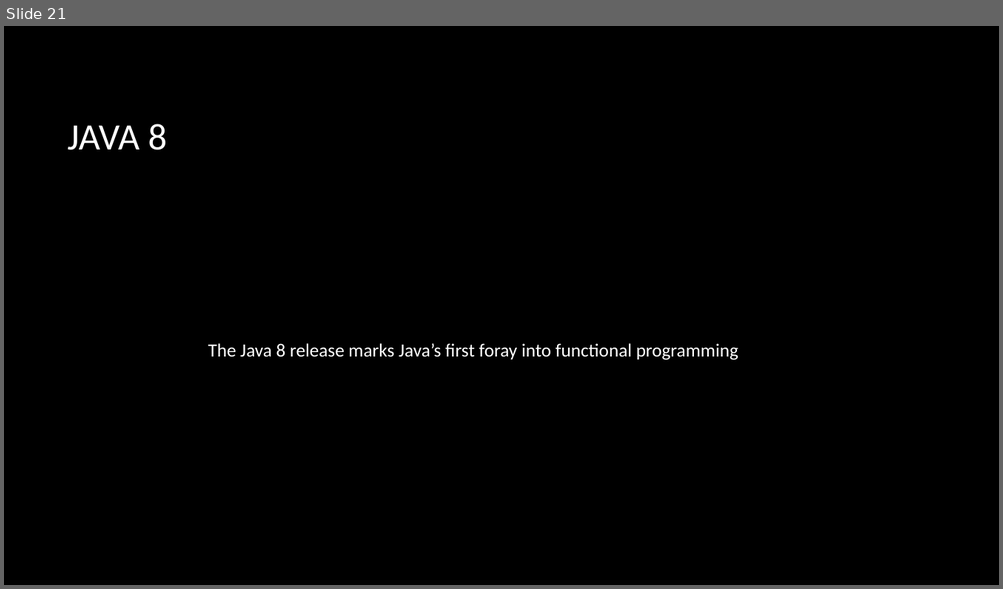
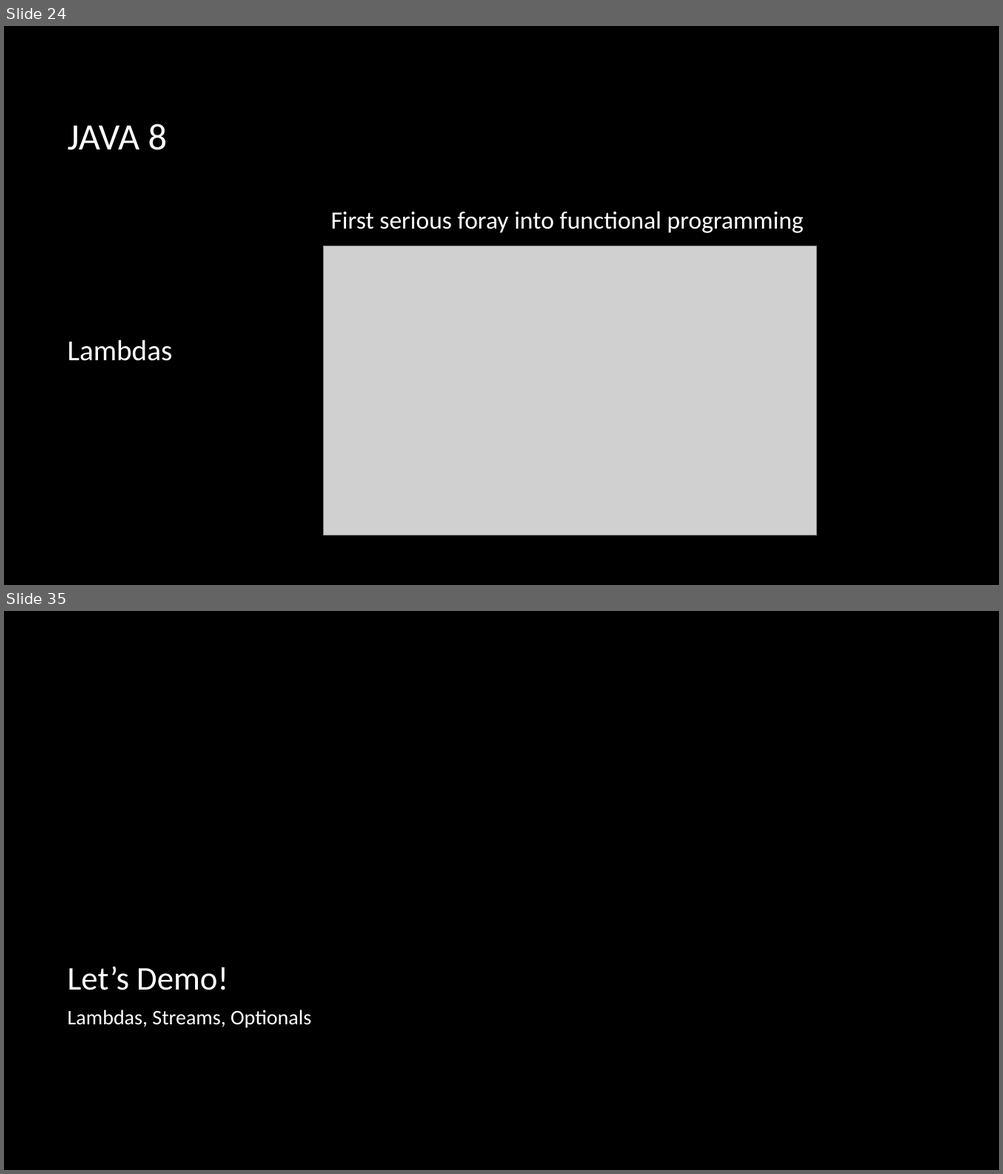
Before and after one commit to macdaddyaz/modern-java, a slide deck: Java 7 and 8.pptx. Shown one above the other, each under a label of ours: slide 21 before the commit, slides 24 and 35 after it; the slides between them are not shown. The pictures are 1003x589 and 1003x1174 pixels, drawn with LibreOffice and Linux fonts; fonts in the diff are those of the drawing; grey boxes stand for pictures; background and template pictures are left out. Boxes give left, top, right and bottom in pixels: in the first picture for what was removed or moved away, otherwise in the second. Text is boxed around its words. In the diff, an @@ line names an element or a change of style, - is before the commit and + after.

Commit message:
Presentation: Java 8, Epilogue
Finished presentation content, tightened up the visuals, and added
effects.

```diff
--- a/Java 7 and 8.pptx
+++ b/Java 7 and 8.pptx
@@ slide 35 added at box(4, 611, 999, 1170), background picture (left out) @@
@@ title added at box(68, 966, 228, 991), 32 pt, text #FFFFFF @@
+Let’s Demo!
@@ text added at box(68, 1010, 311, 1028), 20 pt, text #FFFFFF @@
+Lambdas, Streams, Optionals
@@ what was slide 21 is now slide 24 @@
@@ slide 24 changed as well @@
@@ text "First serious foray into functional ..." at box(331, 211, 803, 233): vertical alignment middle to top @@
@@ text at box(331, 211, 803, 233): text changed; size 18 to 24 pt @@
-The Java 8 release marks Java’s first foray into functional programming
+First serious foray into functional programming
@@ picture added at box(324, 246, 816, 536) @@
@@ text added at box(68, 340, 173, 361), 28 pt, text #FFFFFF @@
+Lambdas
```
Also in this commit, not shown: 1 other slide changed, 31 other slides added, 1 slide removed.
